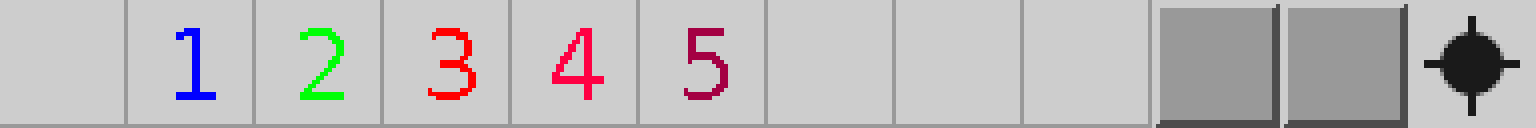
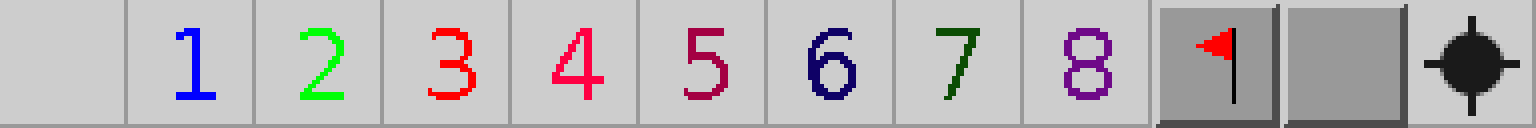
Two versions of the same layered image (1536x128). Layer-by-layer changes:
painted on "Bakgrund" over (808, 0, 1536, 128)
